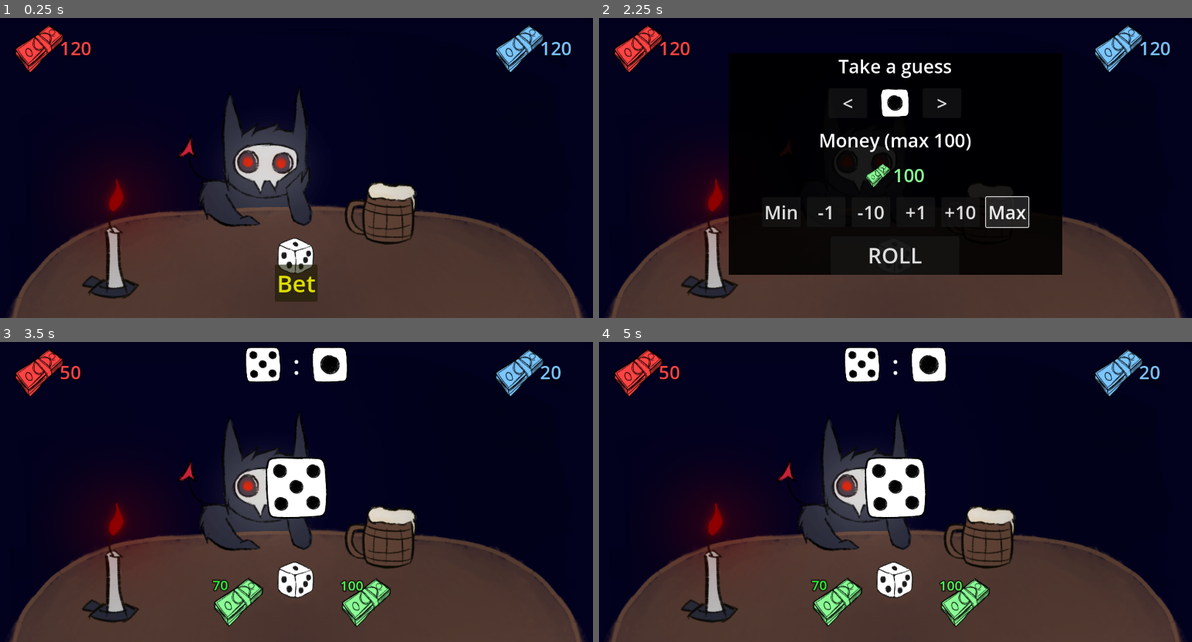
Above: before the commit, frames 1-4 (two rows, left to right).
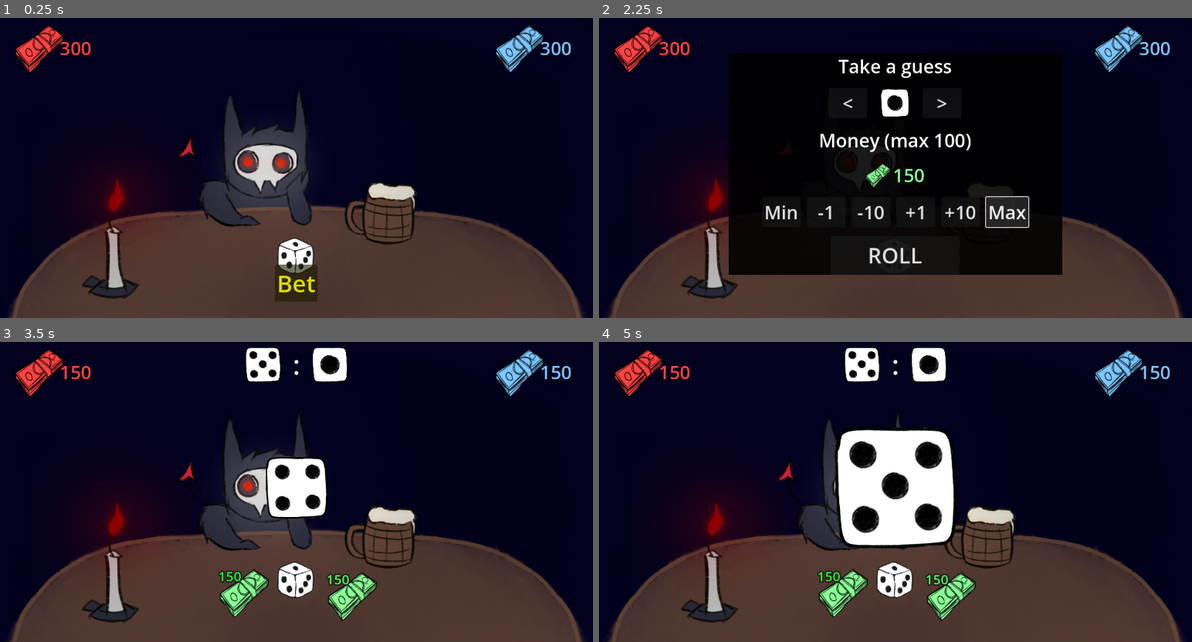
Above: after the commit, the same moments.

Repository: dewakuneiei/Beastly-Bets
Game: Godot game, scene res://Scenes/game.tscn
The game is run twice, just before and just after one commit, with the same random seed, the same clock (stepped at 60 frames per second) and the same inputs.
Inputs:
- Up to frame 1 (0.25 s): no input
- Up to frame 2 (2.25 s): click "Bet" at 0.5 s; click "Min" at 1.25 s; click "Max" at 2 s
- Up to frame 3 (3.5 s): click "ROLL" at 2.75 s
- Up to frame 4 (5 s): no input

The runs differ from the first frame. In frame 1, 0.2% of the frame differs, in the area x 10-95%, y 7-13%; in frame 2, 0.2%; in frame 3, 2.7%; in frame 4, 8.8%, in the area x 10-97%, y 7-96%.

Commit message:
version 1.2

Diff:
--- a/Scenes/bg_music.tscn
+++ b/Scenes/bg_music.tscn
@@ -4,5 +4,4 @@
 
 [node name="Music" type="AudioStreamPlayer2D"]
 stream = ExtResource("1_tf8g4")
-volume_db = -10.0
 autoplay = true
--- a/Scenes/game.tscn
+++ b/Scenes/game.tscn
@@ -14,7 +14,6 @@
 
 [node name="Character" type="Node2D" parent="."]
 script = ExtResource("1_mdrcg")
-start_money = 120
 
 [node name="GameUI" parent="." node_paths=PackedStringArray("game", "character") instance=ExtResource("2_hskcm")]
 game = NodePath("..")
@@ -25,7 +24,7 @@
 [node name="soundEffect" type="AudioStreamPlayer2D" parent="."]
 unique_name_in_owner = true
 stream = ExtResource("5_7o1jp")
-volume_db = -5.0
 
+[connection signal="finishedRolling" from="GameUI" to="." method="_on_game_ui_finished_rolling"]
 [connection signal="outcomeTimeout" from="GameUI" to="." method="_on_ui_outcome_timeout"]
 [connection signal="startTheGame" from="GameUI" to="." method="_on_ui_start_the_game"]
--- a/Scenes/ui.tscn
+++ b/Scenes/ui.tscn
@@ -8,59 +8,9 @@
 [ext_resource type="Texture2D" uid="uid://dkandjbm6faj8" path="res://Assets/dices/dice_1.png" id="4_bd26c"]
 [ext_resource type="Texture2D" uid="uid://lwriri4vnwwf" path="res://Assets/moneys/blue_money.png" id="4_jjtlt"]
 [ext_resource type="Texture2D" uid="uid://ha6xtr4r02vf" path="res://Assets/moneys/green_money.png" id="7_tbxls"]
-
-[sub_resource type="Animation" id="Animation_fta8q"]
-length = 0.001
-tracks/0/type = "value"
-tracks/0/imported = false
-tracks/0/enabled = true
-tracks/0/path = NodePath("Control/p_con:scale")
-tracks/0/interp = 1
-tracks/0/loop_wrap = true
-tracks/0/keys = {
-"times": PackedFloat32Array(0),
-"transitions": PackedFloat32Array(1),
-"update": 0,
-"values": [Vector2(1, 1)]
-}
-
-[sub_resource type="Animation" id="Animation_qv2kr"]
-resource_name = "slide"
-tracks/0/type = "value"
-tracks/0/imported = false
-tracks/0/enabled = true
-tracks/0/path = NodePath("Control/p_con:scale")
-tracks/0/interp = 1
-tracks/0/loop_wrap = true
-tracks/0/keys = {
-"times": PackedFloat32Array(0, 1),
-"transitions": PackedFloat32Array(0.12, 1),
-"update": 0,
-"values": [Vector2(0.5, 0.5), Vector2(1, 1)]
-}
-
-[sub_resource type="AnimationLibrary" id="AnimationLibrary_c2cuf"]
-_data = {
-"RESET": SubResource("Animation_fta8q"),
-"slide": SubResource("Animation_qv2kr")
-}
-
-[sub_resource type="Animation" id="Animation_17gf0"]
-length = 0.001
-tracks/0/type = "value"
-tracks/0/imported = false
-tracks/0/enabled = true
-tracks/0/path = NodePath("Control/m_con:scale")
-tracks/0/interp = 1
-tracks/0/loop_wrap = true
-tracks/0/keys = {
-"times": PackedFloat32Array(0),
-"transitions": PackedFloat32Array(1),
-"update": 0,
-"values": [Vector2(1, 1)]
-}
-
-[sub_resource type="Animation" id="Animation_oyicl"]
+[ext_resource type="Texture2D" uid="uid://78ola3o5m07w" path="res://Assets/dices/dice_4.png" id="8_g1rgd"]
+
+[sub_resource type="Animation" id="Animation_p1mol"]
 resource_name = "slide"
 tracks/0/type = "value"
 tracks/0/imported = false
@@ -74,11 +24,151 @@
 "update": 0,
 "values": [Vector2(0.5, 0.5), Vector2(1, 1)]
 }
-
-[sub_resource type="AnimationLibrary" id="AnimationLibrary_kvi6t"]
+tracks/1/type = "value"
+tracks/1/imported = false
+tracks/1/enabled = true
+tracks/1/path = NodePath("Control/p_con:scale")
+tracks/1/interp = 1
+tracks/1/loop_wrap = true
+tracks/1/keys = {
+"times": PackedFloat32Array(0, 1),
+"transitions": PackedFloat32Array(0.12, 1),
+"update": 0,
+"values": [Vector2(0.5, 0.5), Vector2(1, 1)]
+}
+tracks/2/type = "value"
+tracks/2/imported = false
+tracks/2/enabled = true
+tracks/2/path = NodePath("Control/m_con/m_t:rotation")
+tracks/2/interp = 1
+tracks/2/loop_wrap = true
+tracks/2/keys = {
+"times": PackedFloat32Array(0, 1),
+"transitions": PackedFloat32Array(0.12, 1),
+"update": 0,
+"values": [-6.28319, 6.28319]
+}
+tracks/3/type = "value"
+tracks/3/imported = false
+tracks/3/enabled = true
+tracks/3/path = NodePath("Control/p_con/p_t:rotation")
+tracks/3/interp = 1
+tracks/3/loop_wrap = true
+tracks/3/keys = {
+"times": PackedFloat32Array(0, 1),
+"transitions": PackedFloat32Array(0.12, 1),
+"update": 0,
+"values": [-6.28319, 6.28319]
+}
+
+[sub_resource type="Animation" id="Animation_bjr7q"]
+length = 0.001
+tracks/0/type = "value"
+tracks/0/imported = false
+tracks/0/enabled = true
+tracks/0/path = NodePath("Control/m_con:scale")
+tracks/0/interp = 1
+tracks/0/loop_wrap = true
+tracks/0/keys = {
+"times": PackedFloat32Array(0),
+"transitions": PackedFloat32Array(1),
+"update": 0,
+"values": [Vector2(1, 1)]
+}
+tracks/1/type = "value"
+tracks/1/imported = false
+tracks/1/enabled = true
+tracks/1/path = NodePath("Control/p_con:scale")
+tracks/1/interp = 1
+tracks/1/loop_wrap = true
+tracks/1/keys = {
+"times": PackedFloat32Array(0),
+"transitions": PackedFloat32Array(1),
+"update": 0,
+"values": [Vector2(1, 1)]
+}
+tracks/2/type = "value"
+tracks/2/imported = false
+tracks/2/enabled = true
+tracks/2/path = NodePath("Control/m_con/m_t:rotation")
+tracks/2/interp = 1
+tracks/2/loop_wrap = true
+tracks/2/keys = {
+"times": PackedFloat32Array(0),
+"transitions": PackedFloat32Array(1),
+"update": 0,
+"values": [0.0]
+}
+tracks/3/type = "value"
+tracks/3/imported = false
+tracks/3/enabled = true
+tracks/3/path = NodePath("Control/p_con/p_t:rotation")
+tracks/3/interp = 1
+tracks/3/loop_wrap = true
+tracks/3/keys = {
+"times": PackedFloat32Array(0),
+"transitions": PackedFloat32Array(1),
+"update": 0,
+"values": [0.0]
+}
+tracks/4/type = "value"
+tracks/4/imported = false
+tracks/4/enabled = true
+tracks/4/path = NodePath("Control/outcome_t:scale")
+tracks/4/interp = 1
+tracks/4/loop_wrap = true
+tracks/4/keys = {
+"times": PackedFloat32Array(0),
+"transitions": PackedFloat32Array(1),
+"update": 0,
+"values": [Vector2(1, 1)]
+}
+tracks/5/type = "value"
+tracks/5/imported = false
+tracks/5/enabled = true
+tracks/5/path = NodePath("Control/outcome_t:rotation")
+tracks/5/interp = 1
+tracks/5/loop_wrap = true
+tracks/5/keys = {
+"times": PackedFloat32Array(0),
+"transitions": PackedFloat32Array(1),
+"update": 0,
+"values": [0.0]
+}
+
+[sub_resource type="Animation" id="Animation_8mfsu"]
+resource_name = "outcome"
+length = 0.8
+tracks/0/type = "value"
+tracks/0/imported = false
+tracks/0/enabled = true
+tracks/0/path = NodePath("Control/outcome_t:scale")
+tracks/0/interp = 1
+tracks/0/loop_wrap = true
+tracks/0/keys = {
+"times": PackedFloat32Array(0, 0.2, 0.4, 0.6, 0.8),
+"transitions": PackedFloat32Array(0.12, 2, 0.12, 2, 1),
+"update": 0,
+"values": [Vector2(1, 1), Vector2(2, 2), Vector2(1, 1), Vector2(0.5, 0.5), Vector2(1, 1)]
+}
+tracks/1/type = "value"
+tracks/1/imported = false
+tracks/1/enabled = true
+tracks/1/path = NodePath("Control/outcome_t:rotation")
+tracks/1/interp = 1
+tracks/1/loop_wrap = true
+tracks/1/keys = {
+"times": PackedFloat32Array(0),
+"transitions": PackedFloat32Array(0.15),
+"update": 0,
+"values": [0.0]
+}
+
+[sub_resource type="AnimationLibrary" id="AnimationLibrary_f34m3"]
 _data = {
-"RESET": SubResource("Animation_17gf0"),
-"slide": SubResource("Animation_oyicl")
+"RESET": SubResource("Animation_bjr7q"),
+"outcome": SubResource("Animation_8mfsu"),
+"slide": SubResource("Animation_p1mol")
 }
 
 [node name="UI" type="CanvasLayer"]
@@ -258,7 +348,8 @@
 offset_bottom = 62.5
 grow_horizontal = 2
 grow_vertical = 2
-texture = ExtResource("4_bd26c")
+pivot_offset = Vector2(62, 62)
+texture = ExtResource("8_g1rgd")
 expand_mode = 1
 
 [node name="outcome_l" type="Label" parent="Control"]
@@ -289,23 +380,26 @@
 
 [node name="p_con" type="Control" parent="Control"]
 layout_mode = 1
-anchors_preset = 8
-anchor_left = 0.5
-anchor_top = 0.5
-anchor_right = 0.5
-anchor_bottom = 0.5
-offset_left = 85.0
-offset_top = 172.0
-offset_right = 125.0
-offset_bottom = 212.001
-grow_horizontal = 2
-grow_vertical = 2
-
-[node name="TextureRect" type="TextureRect" parent="Control/p_con"]
+anchor_left = 0.565
+anchor_top = 0.833335
+anchor_right = 0.565
+anchor_bottom = 0.833335
+offset_left = -20.0
+offset_top = -40.001
+offset_right = 20.0
+grow_horizontal = 2
+grow_vertical = 0
+rotation = 6.28319
+metadata/_edit_use_anchors_ = true
+
+[node name="p_t" type="TextureRect" parent="Control/p_con"]
 custom_minimum_size = Vector2(100, 100)
 layout_mode = 2
 offset_right = 100.0
 offset_bottom = 100.0
+grow_horizontal = 2
+grow_vertical = 2
+pivot_offset = Vector2(48.9909, 46.3779)
 texture = ExtResource("7_tbxls")
 expand_mode = 1
 
@@ -324,23 +418,26 @@
 [node name="m_con" type="Control" parent="Control"]
 layout_direction = 1
 layout_mode = 1
-anchors_preset = 8
-anchor_left = 0.5
-anchor_top = 0.5
-anchor_right = 0.5
-anchor_bottom = 0.5
-offset_left = -163.0
-offset_top = 171.0
-offset_right = -122.999
-offset_bottom = 211.001
-grow_horizontal = 2
-grow_vertical = 2
-
-[node name="TextureRect" type="TextureRect" parent="Control/m_con"]
+anchor_left = 0.39
+anchor_top = 0.823335
+anchor_right = 0.39
+anchor_bottom = 0.823335
+offset_left = -20.0005
+offset_top = -40.001
+offset_right = 20.0005
+grow_horizontal = 2
+grow_vertical = 0
+rotation = 6.28319
+metadata/_edit_use_anchors_ = true
+
+[node name="m_t" type="TextureRect" parent="Control/m_con"]
 custom_minimum_size = Vector2(100, 100)
 layout_mode = 2
 offset_right = 100.0
 offset_bottom = 100.0
+grow_horizontal = 2
+grow_vertical = 2
+pivot_offset = Vector2(49.2172, 43.9023)
 texture = ExtResource("7_tbxls")
 expand_mode = 1
 
@@ -364,18 +461,17 @@
 wait_time = 3.0
 one_shot = true
 
-[node name="AnimationPlayer1" type="AnimationPlayer" parent="."]
+[node name="DiceRolling" type="Timer" parent="."]
+wait_time = 0.1
+one_shot = true
+
+[node name="animPlayer" type="AnimationPlayer" parent="."]
 unique_name_in_owner = true
 libraries = {
-"": SubResource("AnimationLibrary_c2cuf")
-}
-
-[node name="AnimationPlayer2" type="AnimationPlayer" parent="."]
-unique_name_in_owner = true
-libraries = {
-"": SubResource("AnimationLibrary_kvi6t")
+"": SubResource("AnimationLibrary_f34m3")
 }
 
 [connection signal="pressed" from="Control/MarginContainer/HBoxContainer/start_btn" to="." method="_on_start_btn_pressed"]
 [connection signal="timeout" from="ShowOutcome" to="." method="_on_show_outcome_timeout"]
 [connection signal="timeout" from="Notifly" to="." method="_on_notifly_timeout"]
+[connection signal="timeout" from="DiceRolling" to="." method="_on_dice_rolling_timeout"]
--- a/Scripts/Character.gd
+++ b/Scripts/Character.gd
@@ -2,7 +2,7 @@
 
 class_name  Character
 
-@export var start_money : int = 100
+@export var start_money : int = 300
 
 var player_money: int
 var monster_money: int
@@ -12,31 +12,6 @@
 
 var p_bet: int
 var m_bet: int
-
-# argument is {"min": intValue, "max": intValue}
-func com_bet(optional: Dictionary, current_value: int) -> int:
-	var minOption = optional["min"]
-	var midOption = optional["mid"]
-	var maxOption = optional["max"]
-
-	# requred! {"min", "mid", "max"}
-	if(!minOption or !maxOption or !midOption):
-		printerr("optional variable is not full filled.")
-
-	if(current_value > maxOption):
-		monster_money -= maxOption
-		return maxOption
-
-	elif ( current_value > midOption):
-		monster_money -= midOption
-		return midOption
-
-	elif ( current_value > minOption):
-		monster_money -= minOption
-		return minOption
-
-	else:
-		return current_value
 
 func _ready():
 	_setup()
--- a/Scripts/game.gd
+++ b/Scripts/game.gd
@@ -5,11 +5,6 @@
 @export var ui : UI
 @export var gameover_ui : GameOverUI
 @export var character: Character
-const com_bet_optional : = {
-	"min" : 20,
-	"mid" : 50,
-	"max" : 70
-}
 
 @onready var soundEffect : AudioStreamPlayer2D = %soundEffect
 
@@ -54,39 +49,33 @@
 	texture6 = preload("res://Assets/dices/dice_6.png")
 
 func _on_ui_start_the_game():
+	# Player Input show on display
 	ui.showInputScene(true)
 
 
 
 func get_player_input(guess_number: int, bet_amount: int):
 
+	#Player set
 	character.p_guess = guess_number
 	character.p_bet = bet_amount
-
-	character.m_bet = character.com_bet(
-		com_bet_optional,
-		character.monster_money)
-
-
+	character.player_money -= bet_amount
+
+	#COM Set
+	character.m_bet = bet_amount
+	character.monster_money -= bet_amount
+	com_guessed()
+
+	# UI SET
 	ui.set_monster_bet_text(character.m_bet)
 	ui.set_player_bet_text(character.p_bet)
 	ui.showInputScene(false)
 	ui.show_money_bet(true)
 	ui.playMoneySlideAnim()
 
-	character.player_money -= bet_amount
-
-	com_guessed()
 
 	ui.set_number(character.m_guess, character.p_guess)
 	rolledDice()
-
-
-
-
-
-
-
 
 
 
@@ -95,14 +84,18 @@
 	while(character.m_guess == character.p_guess):
 		character.m_guess = rng.randi_range(1, 6)
 
+#fix here ----------------------------------*
 func rolledDice():
 	soundEffect.play()
-
 	outcome = rng.randi_range(1, 6)
+	print("outcome: ", outcome)
+	ui.rollDice()
+
+
+func _on_game_ui_finished_rolling():
 	allResult.append(findWinner())
 	ui.set_image(outcome)
-	ui.showOutcome(outcome) # show and wait for seconds
-	print("outcome: ", outcome)
+	ui.outcomeStarted()
 
 func findWinner() -> Dictionary:
 	# p = player, m = monster, n = none
--- a/Scripts/game_over_ui.gd
+++ b/Scripts/game_over_ui.gd
@@ -21,6 +21,8 @@
 	var rounds = 0
 
 	for object in arr:
+		rounds += 1
+		text += str(rounds) + ". "
 		if(
 			object["dist"] == 0 and
 			object["winner"] == 'p'):
@@ -45,7 +47,6 @@
 			text += "DRAW"
 			draw += 1
 		text += "\n"
-		rounds += 1
 	text = "Player correct: {pwn}\nMonster correct: {mwn}\n(P)CLOSELY: {cp}\n(M)CLOSELY: {cm}\nDRAW: {dw}\nRounds: {rds}\n\nNote\n{note}".format(
 		{"pwn": pwin, "mwn": mwin, "cp": cpwin, "cm":cmwin,"dw":draw, "rds": rounds, "note": text}
 	)
--- a/Scripts/player_input.gd
+++ b/Scripts/player_input.gd
@@ -7,7 +7,7 @@
 @onready var sight_t := %sight_t
 @onready var amount := %amount
 
-var maxBet : int = 100
+var maxBet : int = 150
 var minBet : int = 1
 
 var game: Game
--- a/Scripts/ui.gd
+++ b/Scripts/ui.gd
@@ -9,8 +9,11 @@
 
 @onready var start_btn := %start_btn
 @onready var outcome_l := %outcome_l
+
 @onready var timerOutcome := $ShowOutcome
 @onready var timerNotifly := $Notifly
+@onready var timerRolling := $DiceRolling
+
 @onready var _m_bet_l = %m_bet_l
 @onready var _p_bet_l = %p_bet_l
 @onready var _outcome_t = %outcome_t
@@ -20,14 +23,24 @@
 @export var game : Game
 @export var character: Character
 
-@onready var _anim_player1 : AnimationPlayer = %AnimationPlayer1
-@onready var _anim_player2 : AnimationPlayer = %AnimationPlayer2
+@onready var _anim_player : AnimationPlayer = %animPlayer
+
+@export var negativeColor: Color
+@export var positiveColor: Color
+
+
+var last_result : Dictionary
 
 # used for count the outcome round timeout
 var index_time
 
+#for rolling animated
+const indexAnimated : int = 16
+var counter : int = 1
+
 signal startTheGame
 signal outcomeTimeout
+signal finishedRolling
 
 func  _process(delta):
 	m_money.text = str(character.monster_money)
@@ -69,7 +82,6 @@
 func _on_start_btn_pressed():
 	startTheGame.emit()
 
-# fix herereeeeeeee
 func set_number(num1: int, num2: int):
 		mon_g_t.texture = GetTexture(num1)
 		player_g_t.texture = GetTexture(num2)
@@ -90,8 +102,7 @@
 			6:
 				return game.texture6
 
-func showOutcome(arr):
-	_outcome_t.visible = true
+func outcomeStarted():
 	timerOutcome.start()
 
 
@@ -99,7 +110,7 @@
 	_outcome_t.visible = false
 	outcome_l.visible = true
 
-	var last_result : Dictionary = game.allResult[game.allResult.size() - 1]
+	last_result = game.allResult[game.allResult.size() - 1]
 
 	if(last_result["winner"] == 'n'):
 		outcome_l.text = "DRAW!"
@@ -140,6 +151,7 @@
 
 
 func set_image(num: int):
+	num = ((num - 1) % 6) + 1
 	match num:
 		1:
 			_outcome_t.texture = game.texture1
@@ -154,6 +166,24 @@
 		6:
 			_outcome_t.texture = game.texture6
 
+# fix here !!!!!!!!!!!!!!!!!
 func playMoneySlideAnim():
-	_anim_player1.play("slide")
-	_anim_player2.play("slide")
+	_anim_player.play("slide")
+
+
+func rollDice():
+	_outcome_t.visible = true
+	timerRolling.start()
+	counter = 0
+
+# for rolling animated
+func _on_dice_rolling_timeout():
+	if(counter > indexAnimated):
+		finishedRolling.emit()
+		timerRolling.stop()
+		_anim_player.play("outcome")
+		return
+
+	set_image(counter)
+	counter += 1
+	timerRolling.start()
--- /dev/null
+++ b/default_bus_layout.tres
@@ -0,0 +1,4 @@
+[gd_resource type="AudioBusLayout" format=3 uid="uid://cki0x1ysrnnsx"]
+
+[resource]
+bus/0/volume_db = 0.0628166
Not shown: 1 places in Scenes/ui.tscn that only renumber resources
